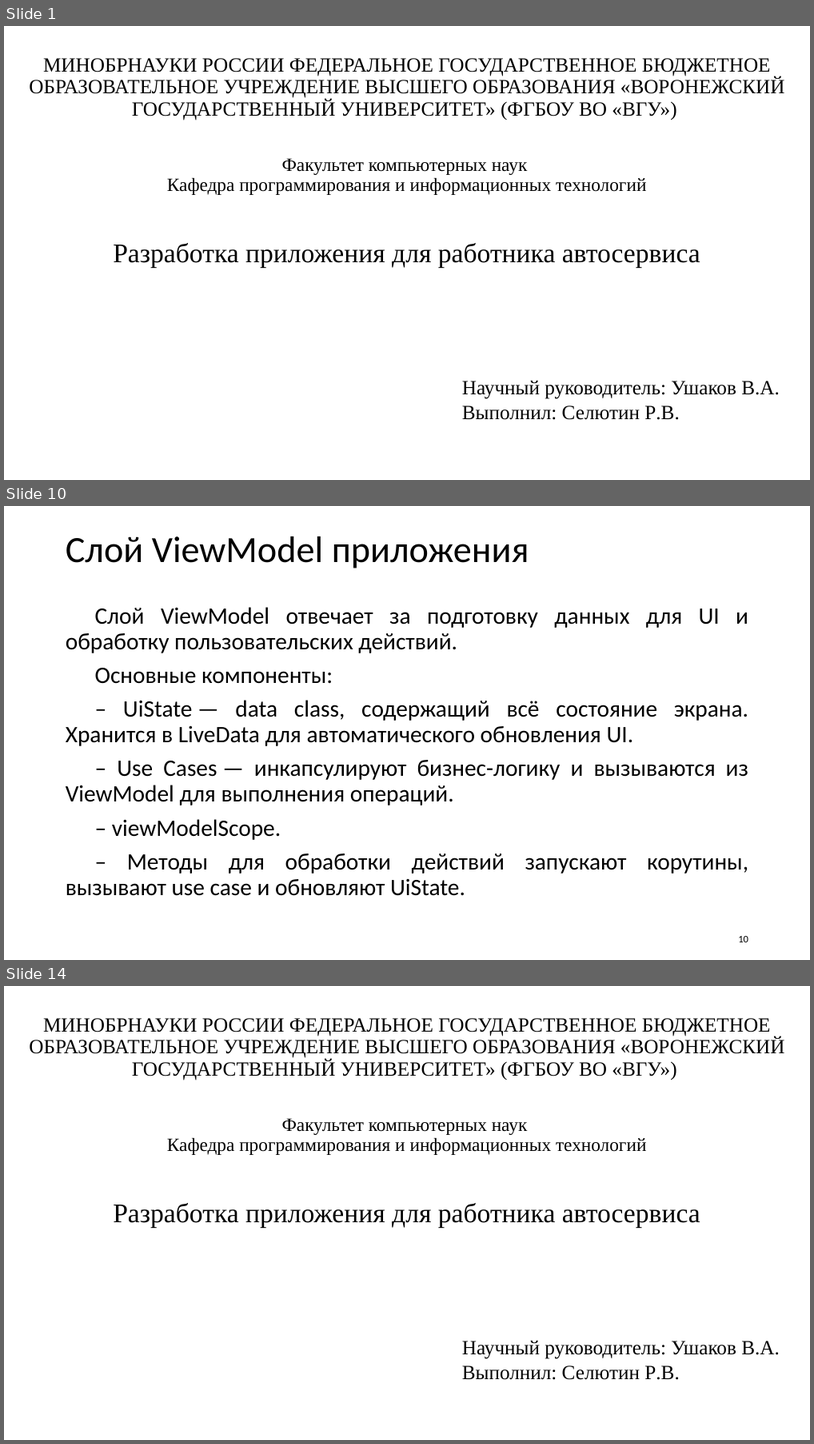
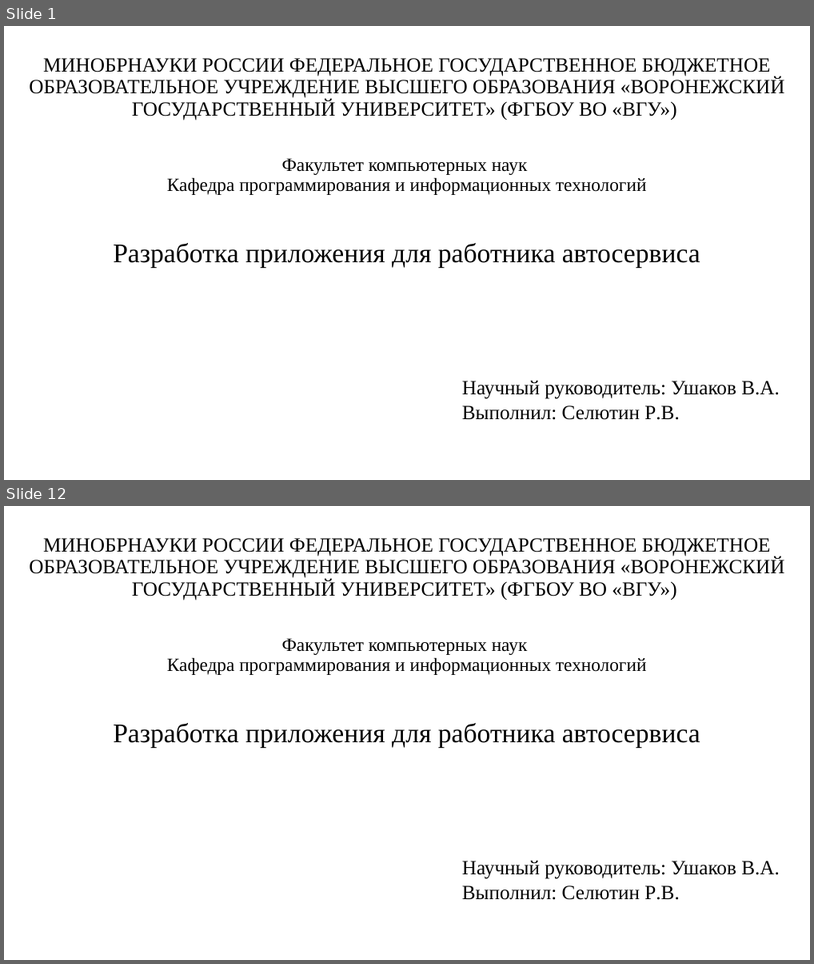
Before and after one commit to Hytakoe/ServiceWorkerApp, a slide deck: Селютин_Р_В_приложение_работника_автосервиса.pptx. Shown one above the other, each under a label of ours: slides 1, 10 and 14 before the commit, slides 1 and 12 after it; the slides between them are not shown. The pictures are 814x1444 and 814x964 pixels, drawn with LibreOffice and Linux fonts; fonts in the diff are those of the drawing. Boxes give left, top, right and bottom in pixels: in the first picture for what was removed or moved away, otherwise in the second. Text is boxed around its words. In the diff, an @@ line names an element or a change of style, - is before the commit and + after.

```diff
--- a/Селютин_Р_В_приложение_работника_автосервиса.pptx
+++ b/Селютин_Р_В_приложение_работника_автосервиса.pptx
@@ slide 10 removed at [4,506,810,960], background #FFFFFF @@
@@ title removed at [66,536,530,568] @@
-Слой ViewModel приложения
@@ text removed at [66,607,749,896] @@
-Слой ViewModel отвечает за подготовку данных для UI и обработку пользовательских действий.
-Основные компоненты:
-– UiState — data class, содержащий всё состояние экрана. Хранится в LiveData для автоматического обновления UI.
-– Use Cases — инкапсулируют бизнес-логику и вызываются из ViewModel для выполнения операций.
-– viewModelScope.
-– Методы для обработки действий запускают корутины, вызывают use case и обновляют UiState.
@@ page number removed at [738,936,749,942] @@
-10
@@ what was slide 14 is now slide 12 @@
```
Also in this commit, not shown: 8 slides changed, 2 slides added, 3 other slides removed, 4 other files.
